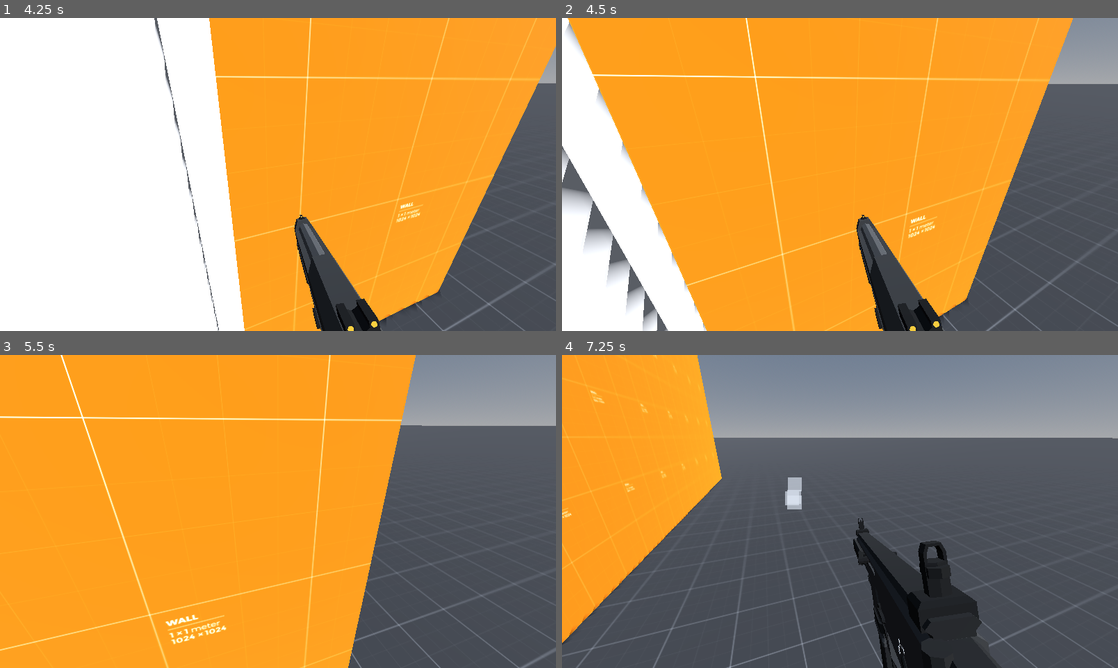
Above: before the commit, frames 1-4 (two rows, left to right).
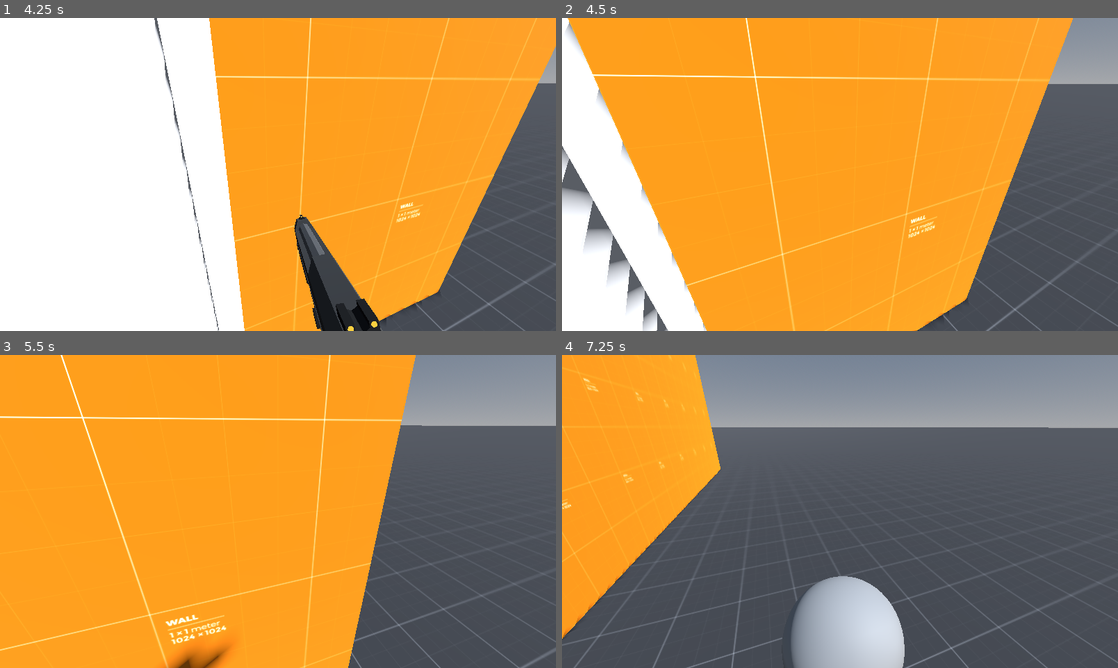
Above: after the commit, the same moments.

Repository: Ieida/Tactical-FPS-Godot
Game: Godot game, scene res://main_menu/main_menu.tscn
Same seed, same stepped clock (60 frames per second), same inputs: the game is played once before the commit and once after it. The engine's default icon, where the game draws it, is replaced by a stand-in: a white triangle on a blue panel in a dark square.
Inputs (mouse positions are in pixels of both pictures, inside the frame that each line leads up to):
- Up to frame 1 (4.25 s): click "PLAY TEST" at 0.5 s; tap Enter at 1.25 s; move the mouse to (305, 174) at 1.27 s; hold W (move_forward) from 1.28 s (still down); tap 1 (primary) at 1.35 s; tap T (rack_slide) at 1.55, 2.1 s; move the mouse to (250, 174) at 2.02 s; tap 2 (secondary) at 2.3, 2.85 s; move the mouse to (289, 168) at 2.77 s; click (289, 168) at 3.05 s; move the mouse to (272, 180) at 3.52 s; click (272, 180) at 3.6 s; tap 3 (grenade, bound only after the commit) at 3.8 s
- Up to frame 2 (4.5 s): keep holding W (move_forward); move the mouse to (878, 177) at 4.27 s; tap 3 (grenade, bound only after the commit) at 4.35 s
- Up to frame 3 (5.5 s): keep holding W (move_forward); tap 1 (primary) at 4.55 s; tap R (reload) at 4.9 s; move the mouse to (233, 508) at 5.02 s; right-click (233, 508) at 5.1 s; tap T (rack_slide) at 5.3 s
- Up to frame 4 (7.25 s): move the mouse to (845, 511) at 5.77 s; tap 1 (primary) at 5.85 s; tap 2 (secondary) at 6.05 s; move the mouse to (817, 505) at 6.52 s; release W (move_forward) at 6.53 s; hold D (move_right) from 6.53 s (still down); tap T (rack_slide) at 6.6 s; click (817, 505) at 6.8 s

Frame 1 is identical in both runs. In frame 2, 2.6% of the frame differs, in the area x 52-69%, y 62-100%; in frame 3, 0.6%; in frame 4, 15%, in the area x 0-100%, y 0-100%.

Commit message:
grenade

Diff:
--- a/door/door.tscn
+++ b/door/door.tscn
@@ -44,6 +44,7 @@
 
 [node name="RigidBody3D" type="RigidBody3D" parent="."]
 transform = Transform3D(1, 0, 0, 0, 1, 0, 0, 0, 1, 0, -0.05, -0.1)
+continuous_cd = true
 script = ExtResource("2_bx0oe")
 hit_particle_effects = ExtResource("3_gdfu4")
 
--- /dev/null
+++ b/grenade/explosion_effect.tscn
@@ -0,0 +1,43 @@
+[gd_scene load_steps=5 format=3 uid="uid://t5gaeuju6qsa"]
+
+[sub_resource type="ParticleProcessMaterial" id="ParticleProcessMaterial_b2ycg"]
+direction = Vector3(0, 1, 0)
+spread = 80.0
+initial_velocity_min = 20.0
+initial_velocity_max = 20.0
+scale_min = 0.1
+scale_max = 0.1
+color = Color(0.498039, 0.498039, 0.498039, 1)
+collision_mode = 1
+collision_friction = 0.0
+collision_bounce = 0.0
+
+[sub_resource type="StandardMaterial3D" id="StandardMaterial3D_tsad1"]
+transparency = 1
+vertex_color_use_as_albedo = true
+billboard_mode = 3
+billboard_keep_scale = true
+particles_anim_h_frames = 1
+particles_anim_v_frames = 1
+particles_anim_loop = false
+
+[sub_resource type="QuadMesh" id="QuadMesh_7qkc7"]
+material = SubResource("StandardMaterial3D_tsad1")
+
+[sub_resource type="GDScript" id="GDScript_ahbl2"]
+resource_name = "explosion_effect"
+script/source = "extends GPUParticles3D
+
+func _ready():
+	restart()
+	await finished
+	queue_free()
+"
+
+[node name="ExplosionEffect" type="GPUParticles3D"]
+emitting = false
+one_shot = true
+explosiveness = 1.0
+process_material = SubResource("ParticleProcessMaterial_b2ycg")
+draw_pass_1 = SubResource("QuadMesh_7qkc7")
+script = SubResource("GDScript_ahbl2")
--- /dev/null
+++ b/grenade/grenade.gd
@@ -0,0 +1,31 @@
+extends Weapon
+
+class_name Grenade
+
+@export var time_to_explode: float = 5.0
+@onready var rb: RigidBody3D = $RigidBody3D as RigidBody3D
+@export var explosion_effect: PackedScene
+
+func _ready():
+	rb.freeze = true
+
+func _explode():
+	for body in $RigidBody3D/Area3D.get_overlapping_bodies():
+		# Deal damage
+		pass
+
+	var ee = explosion_effect.instantiate()
+	get_tree().root.add_child(ee)
+	ee.global_position = rb.global_position
+	queue_free()
+
+func add_collision_exception_with(body: Node):
+	rb.add_collision_exception_with(body)
+
+func release_spoon():
+	await get_tree().create_timer(time_to_explode).timeout
+	_explode()
+
+func throw(impulse: Vector3):
+	rb.freeze = false
+	rb.apply_central_impulse(impulse)
--- /dev/null
+++ b/grenade/grenade.tscn
@@ -0,0 +1,33 @@
+[gd_scene load_steps=6 format=3 uid="uid://cshig8ls0eyly"]
+
+[ext_resource type="Script" path="res://grenade/grenade.gd" id="1_n4aub"]
+[ext_resource type="PackedScene" uid="uid://t5gaeuju6qsa" path="res://grenade/explosion_effect.tscn" id="2_1ir7l"]
+
+[sub_resource type="SphereShape3D" id="SphereShape3D_wxd7k"]
+radius = 0.1
+
+[sub_resource type="SphereMesh" id="SphereMesh_l5nt8"]
+radius = 0.1
+height = 0.2
+
+[sub_resource type="SphereShape3D" id="SphereShape3D_5vbrs"]
+radius = 5.0
+
+[node name="Grenade" type="Node3D"]
+script = ExtResource("1_n4aub")
+explosion_effect = ExtResource("2_1ir7l")
+
+[node name="RigidBody3D" type="RigidBody3D" parent="."]
+continuous_cd = true
+
+[node name="CollisionShape3D" type="CollisionShape3D" parent="RigidBody3D"]
+shape = SubResource("SphereShape3D_wxd7k")
+
+[node name="MeshInstance3D" type="MeshInstance3D" parent="RigidBody3D"]
+mesh = SubResource("SphereMesh_l5nt8")
+
+[node name="Area3D" type="Area3D" parent="RigidBody3D"]
+monitorable = false
+
+[node name="CollisionShape3D" type="CollisionShape3D" parent="RigidBody3D/Area3D"]
+shape = SubResource("SphereShape3D_5vbrs")
--- a/hit_particle_effects/hit_particle_effect.tscn
+++ b/hit_particle_effects/hit_particle_effect.tscn
@@ -48,6 +48,8 @@
 
 func _ready():
 	restart()
+	await finished
+	queue_free()
 "
 
 [node name="HitParticleEffect" type="GPUParticles3D"]
--- a/hit_particle_effects/shrapnel/bullet_shrapnel.tscn
+++ b/hit_particle_effects/shrapnel/bullet_shrapnel.tscn
@@ -44,6 +44,8 @@
 
 func _ready():
 	restart()
+	await finished
+	queue_free()
 "
 
 [node name="BulletShrapnel" type="GPUParticles3D"]
--- a/hit_particle_effects/steel/steel_spark.tscn
+++ b/hit_particle_effects/steel/steel_spark.tscn
@@ -48,6 +48,8 @@
 
 func _ready():
 	restart()
+	await finished
+	queue_free()
 "
 
 [node name="SteelSpark" type="GPUParticles3D"]
--- a/player/player.tscn
+++ b/player/player.tscn
@@ -12,6 +12,8 @@
 [ext_resource type="PackedScene" uid="uid://r60v8078b8a7" path="res://pistol/pistol.tscn" id="8_udj60"]
 [ext_resource type="PackedScene" uid="uid://ccswfa1xq6aj5" path="res://magazine/magazine.tscn" id="9_xpc40"]
 [ext_resource type="Texture2D" uid="uid://dhymfg2xx2csw" path="res://icon.svg" id="10_80gfq"]
+[ext_resource type="PackedScene" uid="uid://cshig8ls0eyly" path="res://grenade/grenade.tscn" id="10_i1x3m"]
+[ext_resource type="Script" path="res://player_grenade/player_grenade.gd" id="10_vop7b"]
 
 [sub_resource type="CapsuleShape3D" id="CapsuleShape3D_yy7gy"]
 height = 1.5
@@ -423,6 +425,131 @@
 "unholster": SubResource("Animation_3q6sr")
 }
 
+[sub_resource type="Animation" id="Animation_wk011"]
+resource_name = "idle"
+tracks/0/type = "value"
+tracks/0/imported = false
+tracks/0/enabled = true
+tracks/0/path = NodePath(".:position")
+tracks/0/interp = 1
+tracks/0/loop_wrap = true
+tracks/0/keys = {
+"times": PackedFloat32Array(0.5),
+"transitions": PackedFloat32Array(1),
+"update": 0,
+"values": [Vector3(0, 0, 0)]
+}
+tracks/1/type = "value"
+tracks/1/imported = false
+tracks/1/enabled = true
+tracks/1/path = NodePath(".:rotation")
+tracks/1/interp = 1
+tracks/1/loop_wrap = true
+tracks/1/keys = {
+"times": PackedFloat32Array(0.5),
+"transitions": PackedFloat32Array(1),
+"update": 0,
+"values": [Vector3(0, 0, 0)]
+}
+
+[sub_resource type="Animation" id="Animation_gpamu"]
+resource_name = "holster"
+tracks/0/type = "value"
+tracks/0/imported = false
+tracks/0/enabled = true
+tracks/0/path = NodePath(".:position")
+tracks/0/interp = 1
+tracks/0/loop_wrap = true
+tracks/0/keys = {
+"times": PackedFloat32Array(0.5),
+"transitions": PackedFloat32Array(1),
+"update": 0,
+"values": [Vector3(-0.194131, -0.177326, 0.0568526)]
+}
+
+[sub_resource type="Animation" id="Animation_6a04e"]
+resource_name = "unholster"
+tracks/0/type = "value"
+tracks/0/imported = false
+tracks/0/enabled = true
+tracks/0/path = NodePath(".:position")
+tracks/0/interp = 1
+tracks/0/loop_wrap = true
+tracks/0/keys = {
+"times": PackedFloat32Array(0.5),
+"transitions": PackedFloat32Array(1),
+"update": 0,
+"values": [Vector3(0, 0, 0)]
+}
+
+[sub_resource type="Animation" id="Animation_w6ayh"]
+resource_name = "throw"
+length = 0.5
+tracks/0/type = "value"
+tracks/0/imported = false
+tracks/0/enabled = true
+tracks/0/path = NodePath(".:position")
+tracks/0/interp = 1
+tracks/0/loop_wrap = true
+tracks/0/keys = {
+"times": PackedFloat32Array(0.4, 0.5),
+"transitions": PackedFloat32Array(1, 1),
+"update": 0,
+"values": [Vector3(-0.2, 0, 0), Vector3(-0.2, 0.09, -0.07)]
+}
+
+[sub_resource type="Animation" id="Animation_lj6gj"]
+length = 0.001
+tracks/0/type = "value"
+tracks/0/imported = false
+tracks/0/enabled = true
+tracks/0/path = NodePath(".:position")
+tracks/0/interp = 1
+tracks/0/loop_wrap = true
+tracks/0/keys = {
+"times": PackedFloat32Array(0),
+"transitions": PackedFloat32Array(1),
+"update": 0,
+"values": [Vector3(0, 0, 0)]
+}
+tracks/1/type = "value"
+tracks/1/imported = false
+tracks/1/enabled = true
+tracks/1/path = NodePath(".:rotation")
+tracks/1/interp = 1
+tracks/1/loop_wrap = true
+tracks/1/keys = {
+"times": PackedFloat32Array(0),
+"transitions": PackedFloat32Array(1),
+"update": 0,
+"values": [Vector3(0, 0, 0)]
+}
+
+[sub_resource type="Animation" id="Animation_r6ahw"]
+resource_name = "reload"
+tracks/0/type = "value"
+tracks/0/imported = false
+tracks/0/enabled = true
+tracks/0/path = NodePath(".:position")
+tracks/0/interp = 1
+tracks/0/loop_wrap = true
+tracks/0/keys = {
+"times": PackedFloat32Array(0.5),
+"transitions": PackedFloat32Array(1),
+"update": 0,
+"values": [Vector3(0, 0, 0)]
+}
+
+[sub_resource type="AnimationLibrary" id="AnimationLibrary_rg55g"]
+_data = {
+"RESET": SubResource("Animation_lj6gj"),
+"holster": SubResource("Animation_gpamu"),
+"idle": SubResource("Animation_wk011"),
+"reload": SubResource("Animation_r6ahw"),
+"throw": SubResource("Animation_w6ayh"),
+"unholster": SubResource("Animation_6a04e")
+}
+
 [sub_resource type="GDScript" id="GDScript_6y26x"]
 resource_name = "interactor"
 script/source = "extends Area3D
@@ -457,11 +584,14 @@
 
 @export var primary: PlayerWeapon
 @export var secondary: PlayerWeapon
+@export var grenade: PlayerWeapon
 var active_weapon: PlayerWeapon
 
 func _ready():
 	secondary.hide()
 	secondary.holster()
+	grenade.hide()
+	grenade.holster()
 	switch_to(primary)
 
 func _process(_delta):
@@ -469,6 +599,8 @@
 		switch_to(primary)
 	elif Input.is_action_just_pressed(\"secondary\"):
 		switch_to(secondary)
+	elif Input.is_action_just_pressed(\"grenade\"):
+		switch_to(grenade)
 
 func switch_to(weapon: PlayerWeapon):
 	if weapon == active_weapon or (active_weapon and not active_weapon.can_holster()): return
@@ -570,6 +702,7 @@
 
 [node name="PistolViewmodel" type="Node3D" parent="CharacterBody3D/Node3D/PlayerCamera/Weapons" node_paths=PackedStringArray("weapon", "camera", "animation_player", "magazine")]
 transform = Transform3D(1, 0, 0, 0, 1, 0, 0, 0, 1, 0, 0, 0)
+visible = false
 script = ExtResource("4_pbdc1")
 weapon = NodePath("Pistol")
 camera = NodePath("../..")
@@ -587,6 +720,25 @@
 [node name="AnimationPlayer" type="AnimationPlayer" parent="CharacterBody3D/Node3D/PlayerCamera/Weapons/PistolViewmodel"]
 libraries = {
 "": SubResource("AnimationLibrary_4rby2")
+}
+playback_default_blend_time = 0.5
+
+[node name="GrenadeViewmodel" type="Node3D" parent="CharacterBody3D/Node3D/PlayerCamera/Weapons" node_paths=PackedStringArray("grenade", "player_body", "weapon", "camera", "animation_player")]
+script = ExtResource("10_vop7b")
+grenade = NodePath("Grenade")
+player_body = NodePath("../../../..")
+throw_force = 15.0
+grenade_scene = ExtResource("10_i1x3m")
+weapon = NodePath("Grenade")
+camera = NodePath("../..")
+animation_player = NodePath("AnimationPlayer")
+
+[node name="Grenade" parent="CharacterBody3D/Node3D/PlayerCamera/Weapons/GrenadeViewmodel" instance=ExtResource("10_i1x3m")]
+transform = Transform3D(1, 0, 0, 0, 1, 0, 0, 0, 1, 0.205, -0.23, -0.335)
+
+[node name="AnimationPlayer" type="AnimationPlayer" parent="CharacterBody3D/Node3D/PlayerCamera/Weapons/GrenadeViewmodel"]
+libraries = {
+"": SubResource("AnimationLibrary_rg55g")
 }
 playback_default_blend_time = 0.5
 
@@ -609,10 +761,11 @@
 
 [node name="Health" parent="Components" instance=ExtResource("5_v7jk3")]
 
-[node name="WeaponSwitcher" type="Node" parent="Components" node_paths=PackedStringArray("primary", "secondary")]
+[node name="WeaponSwitcher" type="Node" parent="Components" node_paths=PackedStringArray("primary", "secondary", "grenade")]
 script = SubResource("GDScript_27n7l")
 primary = NodePath("../../CharacterBody3D/Node3D/PlayerCamera/Weapons/SMGViewmodel")
 secondary = NodePath("../../CharacterBody3D/Node3D/PlayerCamera/Weapons/PistolViewmodel")
+grenade = NodePath("../../CharacterBody3D/Node3D/PlayerCamera/Weapons/GrenadeViewmodel")
 
 [node name="UI" type="Control" parent="."]
 layout_mode = 3
--- /dev/null
+++ b/player_grenade/player_grenade.gd
@@ -0,0 +1,37 @@
+extends PlayerWeapon
+
+@export var grenade: Grenade
+@export var player_body: Node
+@export var throw_force: float = 5.0
+@export var grenade_scene: PackedScene
+@onready var placeholder_transform = grenade.transform
+
+func _ready():
+	grenade.add_collision_exception_with(player_body)
+
+func _process(_delta):
+	if Input.is_action_just_pressed("trigger"):
+		throw()
+
+func reload():
+	is_reloading = true
+	animation_player.play("reload")
+	await animation_player.animation_finished
+	grenade = grenade_scene.instantiate() as Grenade
+	add_child(grenade)
+	grenade.transform = placeholder_transform
+	grenade.add_collision_exception_with(player_body)
+	is_reloading = false
+
+func throw():
+	if is_trigger_pressed or is_reloading: return
+	is_trigger_pressed = true
+
+	animation_player.play("throw")
+	await animation_player.animation_finished
+	grenade.reparent(get_tree().root)
+	grenade.throw(-global_basis.z * throw_force)
+	grenade.release_spoon()
+	grenade = null
+	reload()
+	is_trigger_pressed = false
--- a/player_weapon/player_weapon.gd
+++ b/player_weapon/player_weapon.gd
@@ -9,9 +9,10 @@
 @export var magazine: Magazine
 
 func _ready():
-	weapon.recoil.connect(_on_weapon_recoil)
-	load_mag(magazine)
-	rack_slide()
+	if weapon is Gun:
+		weapon.recoil.connect(_on_weapon_recoil)
+		load_mag(magazine)
+		rack_slide()
 
 func _process(_delta):
 	if Input.is_action_just_pressed("trigger"):
@@ -48,6 +49,7 @@
 	show()
 	animation_player.play("unholster")
 	await animation_player.animation_finished
+	animation_player.play("idle")
 	set_process(true)
 
 #region Testing Purposes
--- a/project.godot
+++ b/project.godot
@@ -85,6 +85,11 @@
 "events": [Object(InputEventKey,"resource_local_to_scene":false,"resource_name":"","device":-1,"window_id":0,"alt_pressed":false,"shift_pressed":false,"ctrl_pressed":false,"meta_pressed":false,"pressed":false,"keycode":0,"physical_keycode":50,"key_label":0,"unicode":50,"echo":false,"script":null)
 ]
 }
+grenade={
+"deadzone": 0.5,
+"events": [Object(InputEventKey,"resource_local_to_scene":false,"resource_name":"","device":-1,"window_id":0,"alt_pressed":false,"shift_pressed":false,"ctrl_pressed":false,"meta_pressed":false,"pressed":false,"keycode":0,"physical_keycode":51,"key_label":0,"unicode":51,"echo":false,"script":null)
+]
+}
 
 [layer_names]
 
--- a/weapon/weapon.gd
+++ b/weapon/weapon.gd
@@ -1,2 +1,3 @@
 extends Node3D
+
 class_name Weapon
Not shown: 1 places in player/player.tscn that only renumber resources
